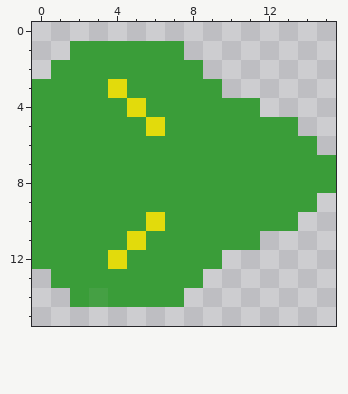
Pixel-art sprite: prac/snek/head.png. That is the earlier state.
The file is 16x16 pixels. Pixels under 10% opacity are left out.
The same view after the edit:
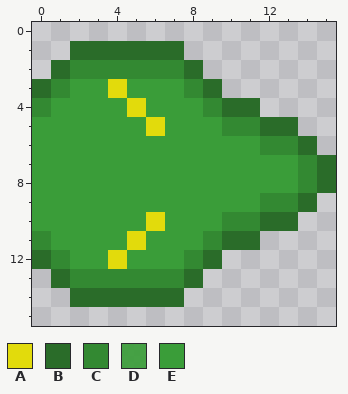
Palette (. is transparent): A #e2db0c  B #2a6c29  C #338932  D #3a9d39ea  E #3a9d39
What changed:
{"y":1,"x":2,"old":"EEEEEE","new":"BBBBBB"}
{"y":2,"x":1,"old":"EEEEEEEE","new":"BCCCCCCB"}
{"y":3,"x":0,"old":"EE","new":"BC"}
{"y":3,"x":8,"old":"EE","new":"CB"}
{"y":4,"x":0,"old":"E","new":"C"}
{"y":4,"x":9,"old":"EEE","new":"CBB"}
{"y":5,"x":10,"old":"EEEE","new":"CCBB"}
{"y":6,"x":12,"old":"EEE","new":"CCB"}
{"y":7,"x":14,"old":"EE","new":"CB"}
{"y":8,"x":14,"old":"EE","new":"CB"}
{"y":9,"x":12,"old":"EEE","new":"CCB"}
{"y":10,"x":10,"old":"EEEE","new":"CCBB"}
{"y":11,"x":0,"old":"E","new":"C"}
{"y":11,"x":9,"old":"EEE","new":"CBB"}
{"y":12,"x":0,"old":"EE","new":"BC"}
{"y":12,"x":8,"old":"EE","new":"CB"}
{"y":13,"x":1,"old":"EEEEEEEE","new":"BCCCCCCB"}
{"y":14,"x":2,"old":"EDEEEE","new":"BBBBBB"}
{"label":"changed","picture_box":[32,41,336,307]}
